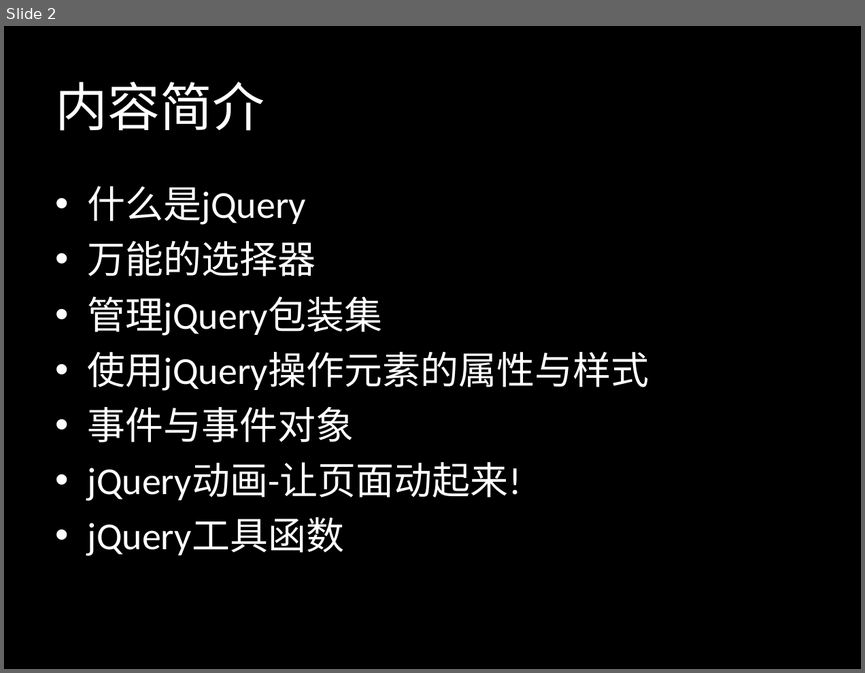
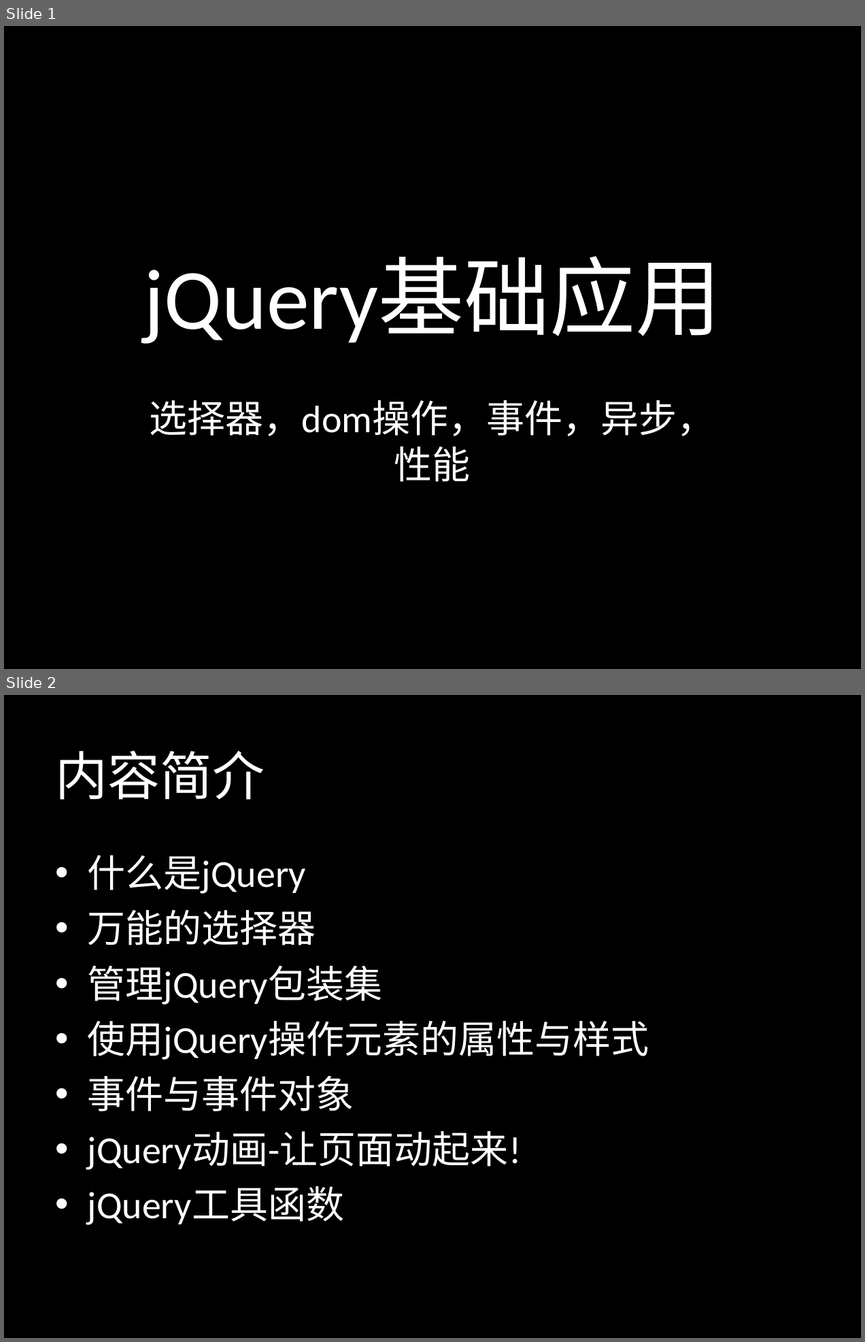
Before and after one commit to jianganglu/share-jquery-basic, a slide deck: jQuery基础应用.ppt. Shown one above the other, each under a label of ours: slide 2 before the commit, slides 1 and 2 after it. The pictures are 865x673 and 865x1342 pixels, drawn with LibreOffice and Linux fonts; fonts in the diff are those of the drawing. Boxes give left, top, right and bottom in pixels: in the first picture for what was removed or moved away, otherwise in the second. Text is boxed around its words. In the diff, an @@ line names an element or a change of style, - is before the commit and + after.

```diff
--- a/jQuery基础应用.ppt
+++ b/jQuery基础应用.ppt
@@ slide 1 added at (x1=4, y1=26, x2=861, y2=669), background #000000 @@
@@ title added at (x1=143, y1=257, x2=721, y2=344), 72 pt, text #FFFFFF @@
+jQuery基础应用
@@ subtitle added at (x1=150, y1=400, x2=715, y2=482), 32 pt, text #FFFFFF @@
+选择器，dom操作，事件，异步，性能
```
Also in this commit, not shown: 5 slides changed, 12 slides removed, 1 other file.
